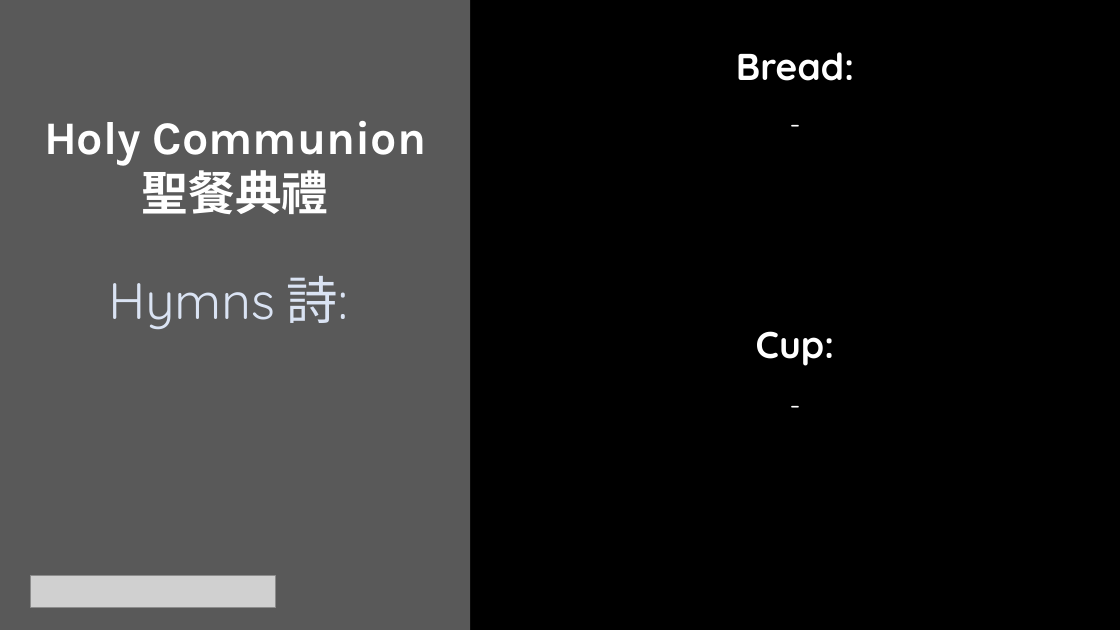
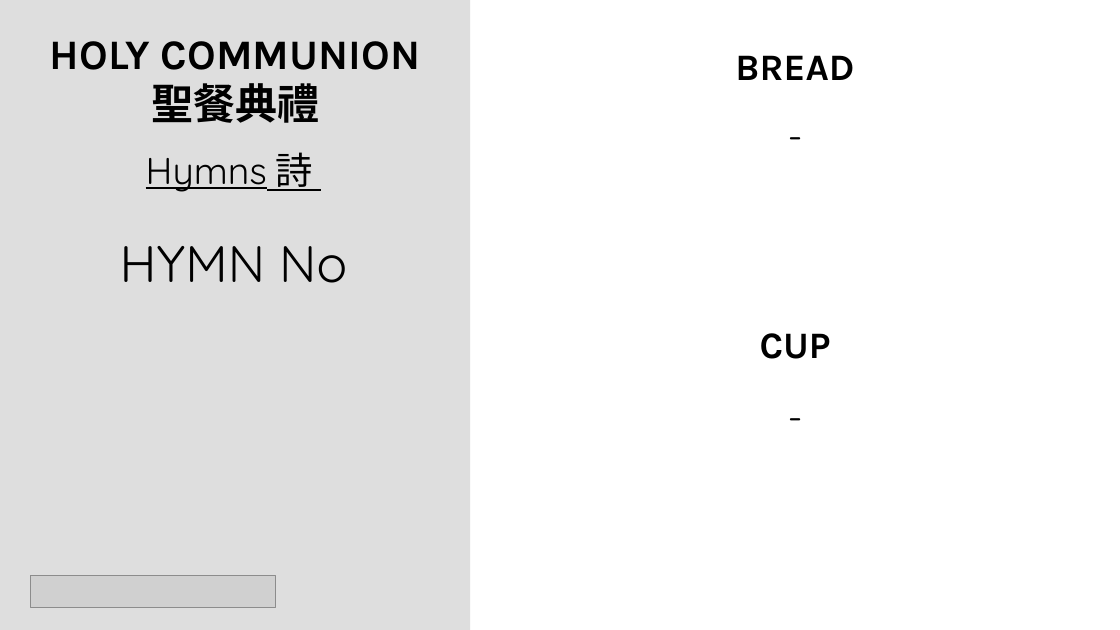
Before and after one commit to calebchanwy/tjc-powerpoint, a slide deck: slide 7 of TJCPowerPoint/Resources/ServiceWidescreen.pptx (slide 4 before the commit). Drawn at 1120x630 pixels with LibreOffice and Linux fonts; fonts in the diff are those of the drawing; grey boxes stand for pictures; background and template pictures are left out. Boxes give left, top, right and bottom in pixels: in the first picture for what was removed or moved away, otherwise in the second. Text is boxed around its words. In the diff, an @@ line names an element or a change of style, - is before the commit and + after.

Commit message:
27/12/22 V2 Redesign
Hymn selection
Light theme
Separate main sermon slides

```diff
--- a/TJCPowerPoint/Resources/ServiceWidescreen.pptx
+++ b/TJCPowerPoint/Resources/ServiceWidescreen.pptx
@@ background #000000 to picture (left out) @@
@@ rectangle at [0,0,471,630]: fill #595959 to #BFBFBF at 50% opacity @@
@@ text at [50,41,150,70]: text changed; size 40 to 36 pt; text colour #FFFFFF to #000000 @@
-Holy Communion 聖餐典禮
+HOLY COMMUNION聖餐典禮
@@ text at [735,55,854,80]: text changed; font Quicksand to Karla; text colour #FFFFFF to #000000 @@
-Bread:
+BREAD
@@ text "-" at [471,84,1120,152]: size 24 to 32 pt, text colour #FFFFFF to #000000 @@
@@ text at [146,152,312,192]: text changed; size 44 to 32 pt; text colour #DAE3F3 to #000000 @@
-Hymns 詩:
+Hymns 詩
@@ text added at [120,246,347,283], 44 pt, text #000000 @@
+HYMN No
@@ text at [760,333,831,359]: text changed; font Quicksand to Karla; text colour #FFFFFF to #000000 @@
-Cup:
+CUP
@@ text "-" at [471,366,1120,434]: size 24 to 32 pt, text colour #FFFFFF to #000000 @@
```
Also in this commit, not shown: 7 other slides changed, 2 slides added, 29 other files.
